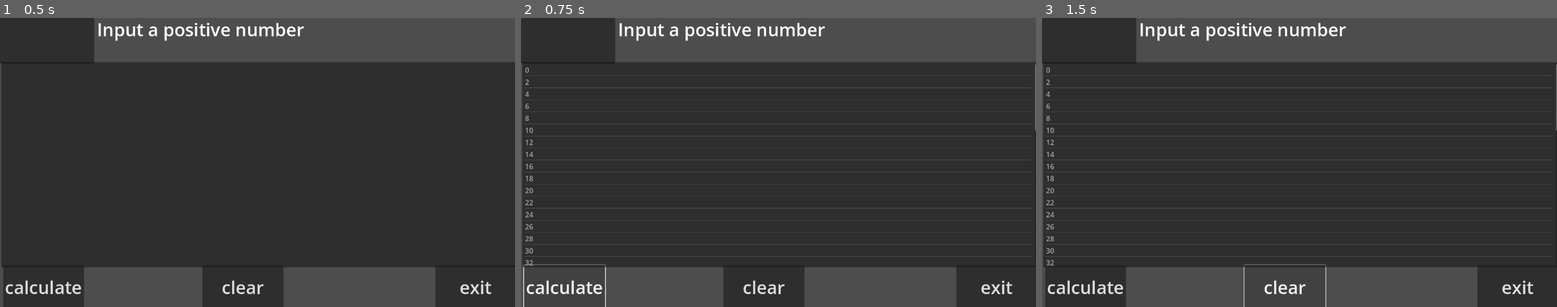
Above: before the commit, frames 1-3 (left to right).
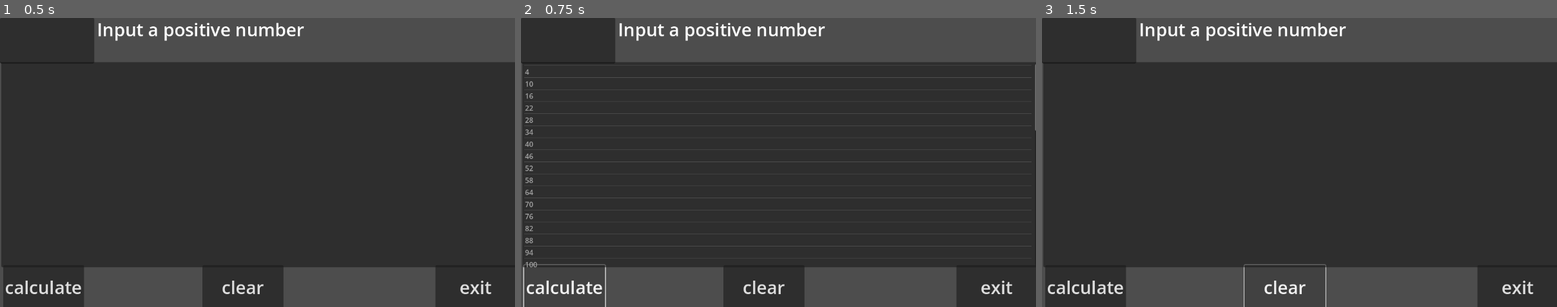
Above: after the commit, the same moments.

Repository: max-schilling/game-design-1
Game: Godot game, scene res://prog_130a.tscn
Two runs of this game, one before a commit and one after it. Both use one fixed random seed, a clock stepped at 60 frames per second and the inputs below. The project has no main scene, so this scene is started directly.
Inputs:
- Up to frame 1 (0.5 s): no input
- Up to frame 2 (0.75 s): click "calculate" at 0.5 s
- Up to frame 3 (1.5 s): click "clear" at 1.25 s

Frame 1 is identical in both runs. In frame 2, 3.0% of the frame differs, in the area x 0-100%, y 17-87%; in frame 3, 1.6%.
Error before the commit: Invalid assignment of property or key 'text' with value of type 'String' on a base object of type 'ItemList'. (res://prog_130a.gd:16)

Commit message:
update || 9/20

Diff:
--- a/prog_130a.gd
+++ b/prog_130a.gd
@@ -3,17 +3,21 @@
 
 
 func _on_button_pressed() -> void:
-	for num in range(0 , 51, 2):
-		(num * 3) + 1
-		var line = str(num)
-		$ItemList.add_item(line)
-	for num in range(1, 52, 2):
-		(num / 2)
-		var crocant = str(num)
+	var bum = $LineEdit.text
+	$ItemList.add_item(bum)
+	for num in range(1 , 52, 2):
+		if bum == $LineEdit.text:
+			var car = (num * 3) + 1
+			var line = str(car)
+			$ItemList.add_item(line)
+
+	for num in range(0, 51, 2):
+		var mar = (num / 2)
+		var crocant = str(mar)
 		$ItemList.add_item(crocant)
 
 func _on_button_2_pressed() -> void:
-	$ItemList.text = ""
+	$ItemList.clear()
 
 
 func _on_button_3_pressed() -> void:
--- a/prog_130a.tscn
+++ b/prog_130a.tscn
@@ -3,7 +3,7 @@
 [ext_resource type="Script" path="res://prog_130a.gd" id="1_7vgie"]
 [ext_resource type="Theme" uid="uid://duan326d8yya2" path="res://big_font.tres" id="2_8gh8w"]
 
-[node name="prog130a" type="Control"]
+[node name="prog_130a" type="Control"]
 layout_mode = 3
 anchors_preset = 15
 anchor_right = 1.0
